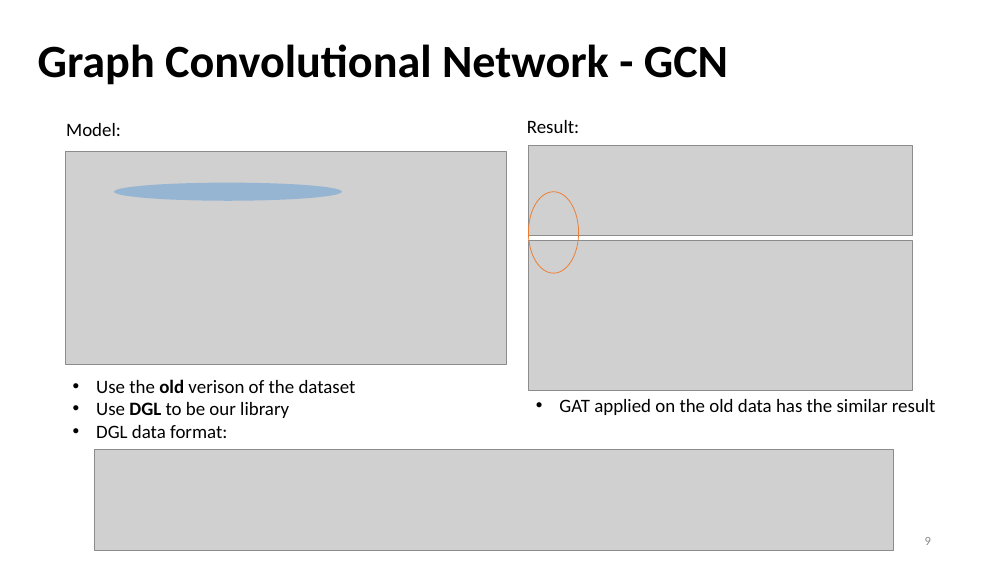
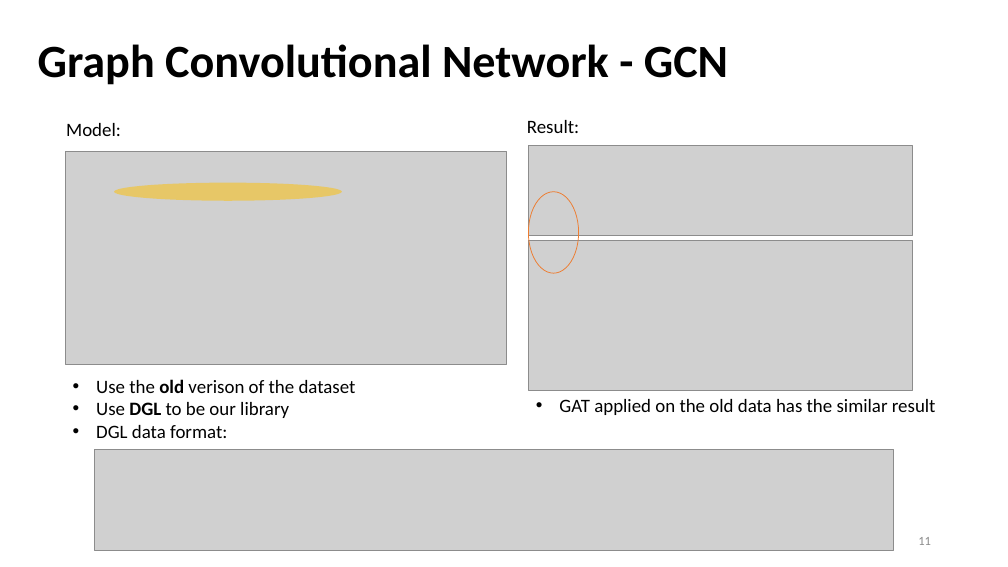
Before and after one commit to Bai1026/Intern-IIS, a slide deck: slide 11 of Meeting/Presentation_0809.pptx (slide 9 before the commit). Drawn at 1008x567 pixels with LibreOffice and Linux fonts; fonts in the diff are those of the drawing; grey boxes stand for pictures. Boxes give left, top, right and bottom in pixels: in the first picture for what was removed or moved away, otherwise in the second. Text is boxed around its words. In the diff, an @@ line names an element or a change of style, - is before the commit and + after.

```diff
--- a/Meeting/Presentation_0809.pptx
+++ b/Meeting/Presentation_0809.pptx
@@ ellipse at [114, 183, 342, 201]: fill #5B9BD5 at 50% opacity to #FFC000 at 50% opacity @@
@@ page number at [918, 537, 931, 545]: text changed @@
-9
+11
```
Also in this commit, not shown: 5 other slides changed, 3 slides added, 1 slide removed, 8 other files.
